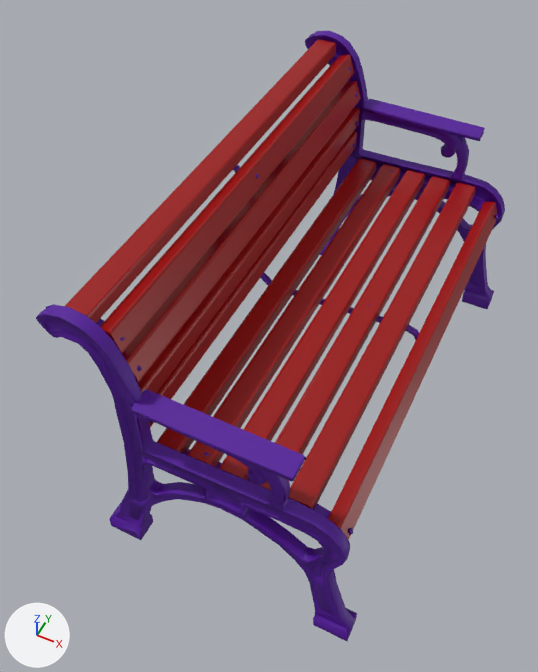
Renders of the OBJ model docs/models/bench.obj from each side of a commit.
Rendered twice from a 50 mm camera at (1.15, -2.53, 3.53) aimed at (0.01, -0.25, 0.68). The axes (+X, +Y, +Z) are drawn at lower left. The lights are the same throughout. Where no turn or scale is listed for an object, it has been applied to the vertices.

Objects in the first picture: 'Bench_Wood_Frame', 'Bench_Wood_Planks'.
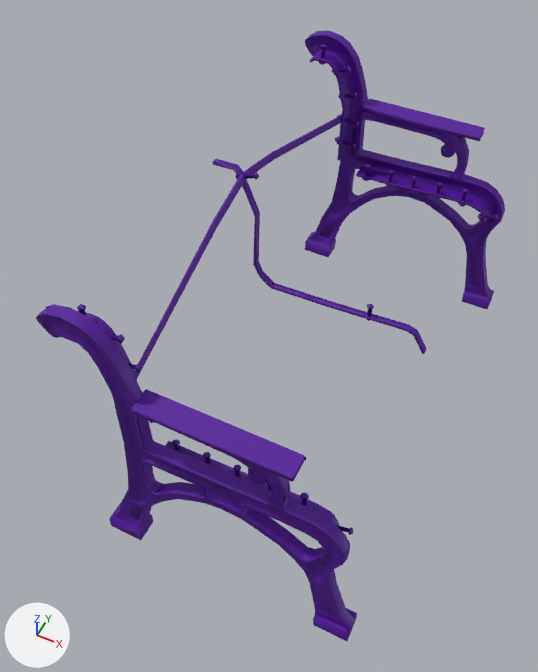
Where the change shows, as pixel boxes [x1, y1, x2, y2] in the pictures (538 x 672 px):
'Bench_Wood_Planks', deleted (red): before [65, 39, 498, 540]

The change, as a diff of the scene's bpy script:
```diff
--- a/docs/models/bench.obj.py
+++ b/docs/models/bench.obj.py
@@ ob_bench_wood_planks @@
-ob_bench_wood_planks = bpy.data.objects.new('Bench_Wood_Planks', me_bench_wood_planks)
-ob_bench_wood_planks.location = (0.0, 0.0, 0.0)
```
